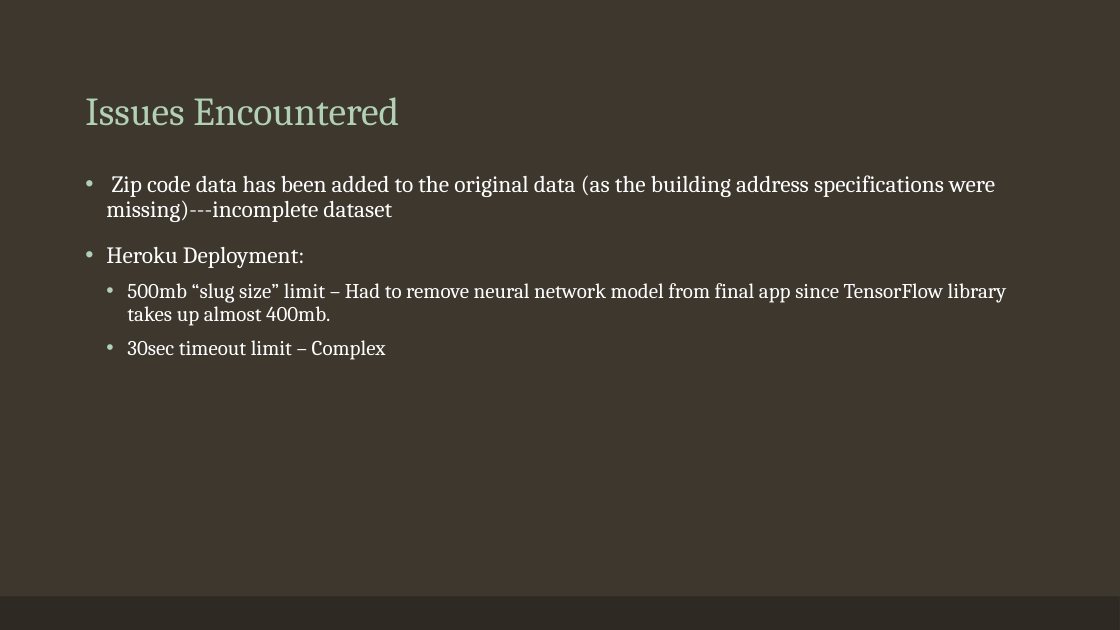
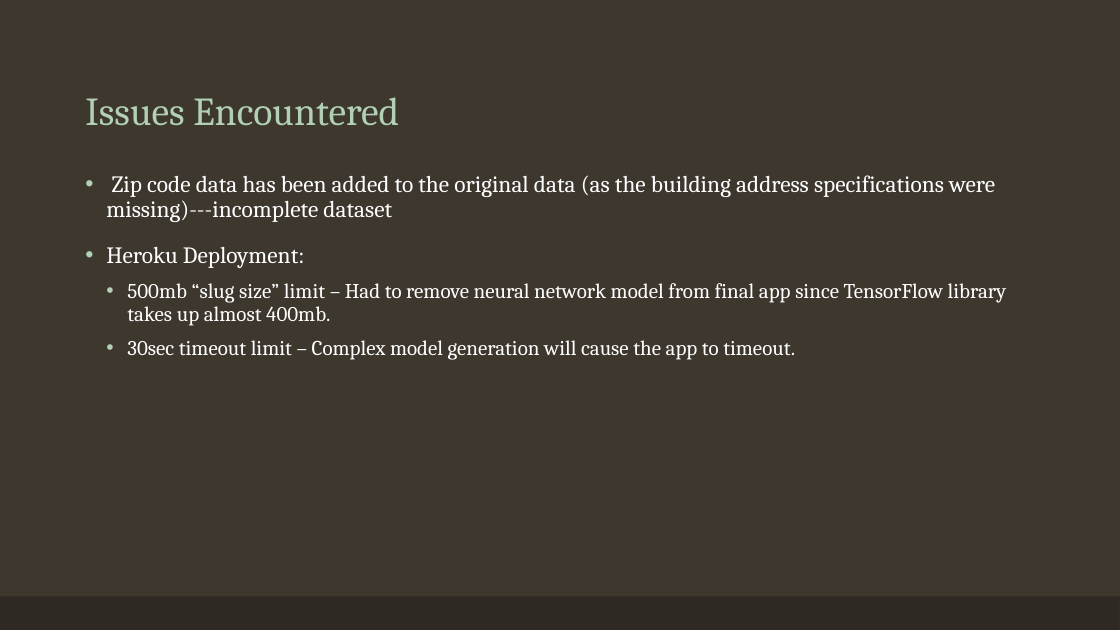
Before and after one commit to RussellMcGrath/proj_3_NYC_apartments, a slide deck: slide 21 of Presentation/Project3.pptx. Drawn at 1120x630 pixels with LibreOffice and Linux fonts; fonts in the diff are those of the drawing. Boxes give left, top, right and bottom in pixels: in the first picture for what was removed or moved away, otherwise in the second. Text is boxed around its words. In the diff, an @@ line names an element or a change of style, - is before the commit and + after.

```diff
--- a/Presentation/Project3.pptx
+++ b/Presentation/Project3.pptx
@@ text at <box>127,340,795,360</box>: text changed @@
-  • 30sec timeout limit – Complex
+  • 30sec timeout limit – Complex model generation will cause the app to timeout.
```
Also in this commit, not shown: 2 other slides changed, 1 slide added, 1 other file.
